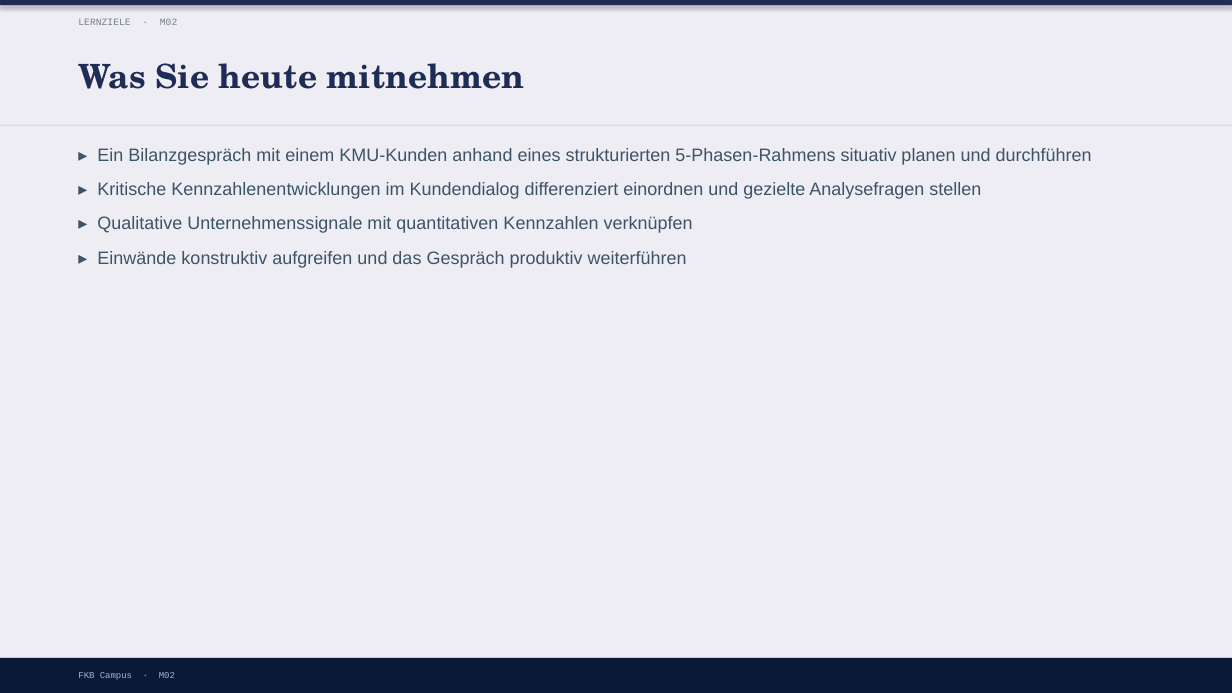
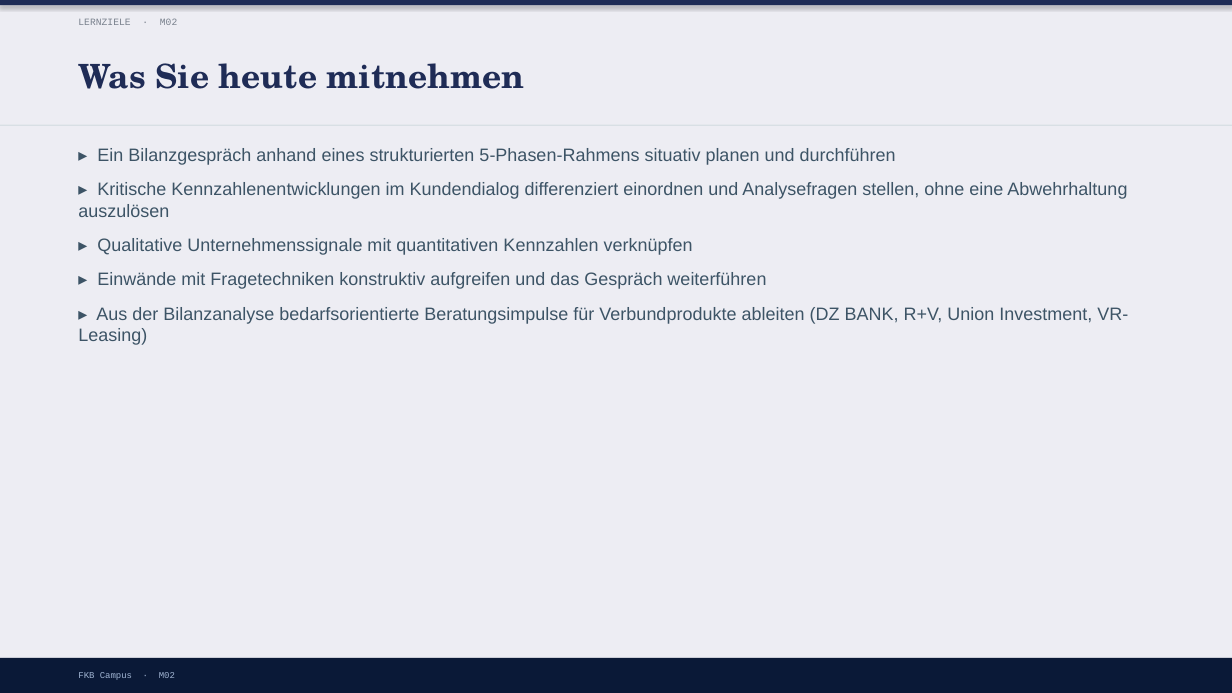
Before and after one commit to ck5rqc47pr-byte/firmenkundenakademie-online, a slide deck: slide 3 of protected-downloads/praesentation/M02.pptx. Drawn at 1232x693 pixels with LibreOffice and Linux fonts; fonts in the diff are those of the drawing. Boxes give left, top, right and bottom in pixels: in the first picture for what was removed or moved away, otherwise in the second. Text is boxed around its words. In the diff, an @@ line names an element or a change of style, - is before the commit and + after.

```diff
--- a/protected-downloads/praesentation/M02.pptx
+++ b/protected-downloads/praesentation/M02.pptx
@@ text at (78, 148, 1127, 217): text changed @@
-▸ Ein Bilanzgespräch mit einem KMU-Kunden anhand eines strukturierten 5-Phasen-Rahmens situativ planen und durchführen
-▸ Kritische Kennzahlenentwicklungen im Kundendialog differenziert einordnen und gezielte Analysefragen stellen
+▸ Ein Bilanzgespräch anhand eines strukturierten 5-Phasen-Rahmens situativ planen und durchführen
+▸ Kritische Kennzahlenentwicklungen im Kundendialog differenziert einordnen und Analysefragen stellen, ohne eine Abwehrhaltung auszulösen
@@ text at (78, 272, 1128, 345): text changed @@
-▸ Einwände konstruktiv aufgreifen und das Gespräch produktiv weiterführen
+▸ Einwände mit Fragetechniken konstruktiv aufgreifen und das Gespräch weiterführen
+▸ Aus der Bilanzanalyse bedarfsorientierte Beratungsimpulse für Verbundprodukte ableiten (DZ BANK, R+V, Union Investment, VR-Leasing)
```
Also in this commit, not shown: 2 other files.
